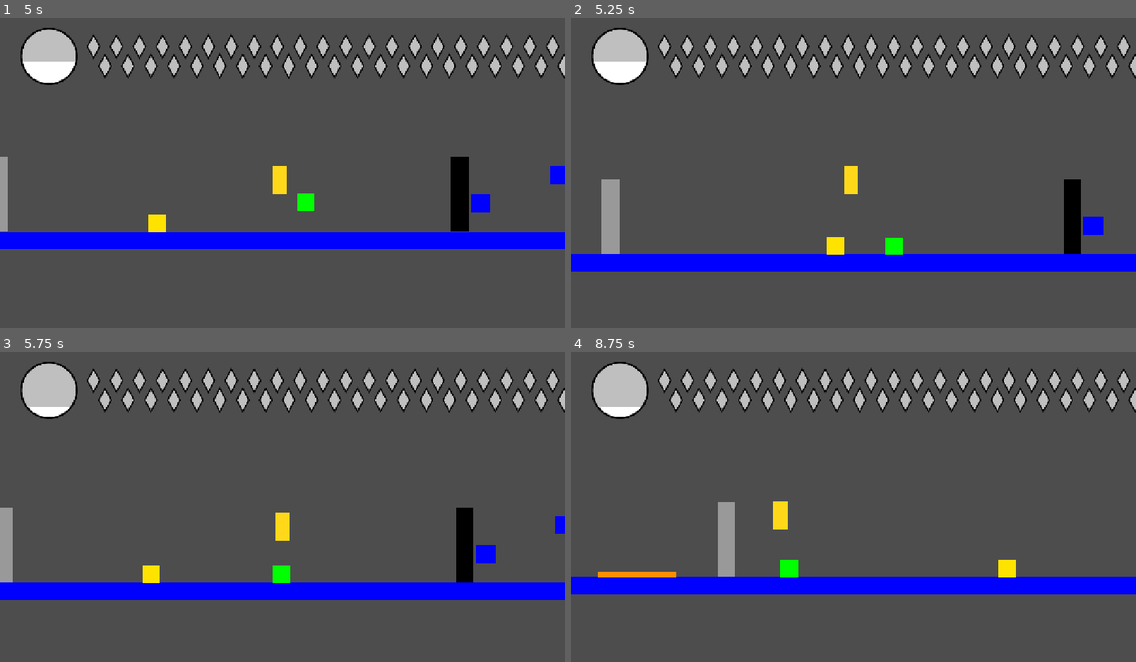
Above: before the commit, frames 1-4 (two rows, left to right).
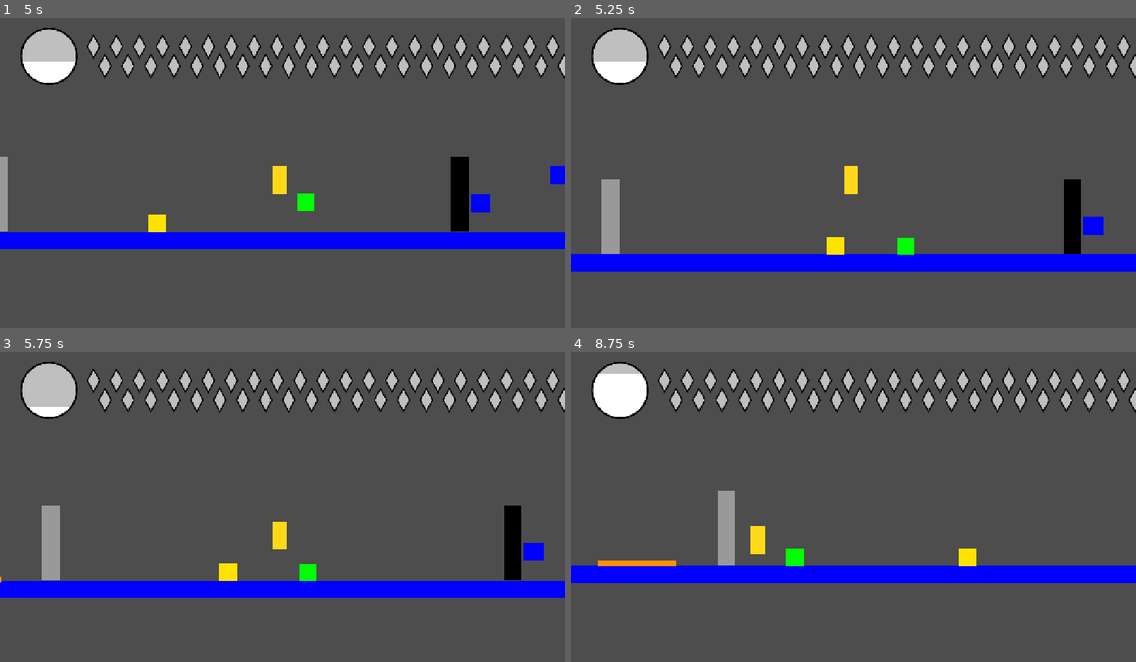
Above: after the commit, the same moments.

Repository: autonomouscrow/color-game
Game: Godot game, scene res://Scenes/Main.tscn
The game is run twice, just before and just after one commit, with the same random seed, the same clock (stepped at 60 frames per second) and the same inputs.
Inputs:
- Up to frame 1 (5 s): hold Ctrl (burst) 0.53-1.28 s; hold Right (move_right) 0.53-2.03 s; tap A (jump) at 0.77, 1.52, 3.02, 3.77, 4.52 s; tap E (color_blue) at 1.35 s; hold Left (move_left) 2.03-2.78 s; tap F (color_green) at 2.1 s; hold Right (move_right) 2.78-4.28 s; tap W (color_red) at 2.85 s; tap Q (color_white) at 3.6 s; hold Left (move_left) from 4.28 s (still down); tap R (color_yellow) at 4.35 s
- Up to frame 2 (5.25 s): release Left (move_left) at 5.03 s; hold Right (move_right) from 5.03 s (still down); hold Z (crisis) from 5.03 s (still down)
- Up to frame 3 (5.75 s): keep holding Right (move_right); keep holding Z (crisis)
- Up to frame 4 (8.75 s): release Right (move_right) at 5.78 s; release Z (crisis) at 5.78 s; hold Left (move_left) 5.78-7.28 s; tap Shift (dash) at 5.85 s; tap A (jump) at 6.02, 6.77, 7.52 s; hold X (heal) 6.53-7.28 s; hold Right (move_right) from 7.28 s (still down); tap S (punch) at 7.35 s; hold D (shoot) from 8.03 s (still down)

Frame 1 is identical in both runs. In frame 2, 0.2% of the frame differs, in the area x 55-61%, y 70-77%; in frame 3, 5.3%; in frame 4, 9.5%, in the area x 0-100%, y 7-79%.

Commit message:
f

Diff:
--- a/wall_sitters.gd
+++ b/wall_sitters.gd
@@ -1,9 +1,9 @@
-extends CharacterBody2D
+extends enemy
 
 enum State { IDLE, JUMPING, CHASING }
 var current_state: State = State.IDLE
 
-@export var chase_speed: float = 400.0
+@export var chase_speed: float = 200.0
 @export var jump_vertical_force: float = -200.0
 @export var jump_horizontal_speed: float = 500.0
 
